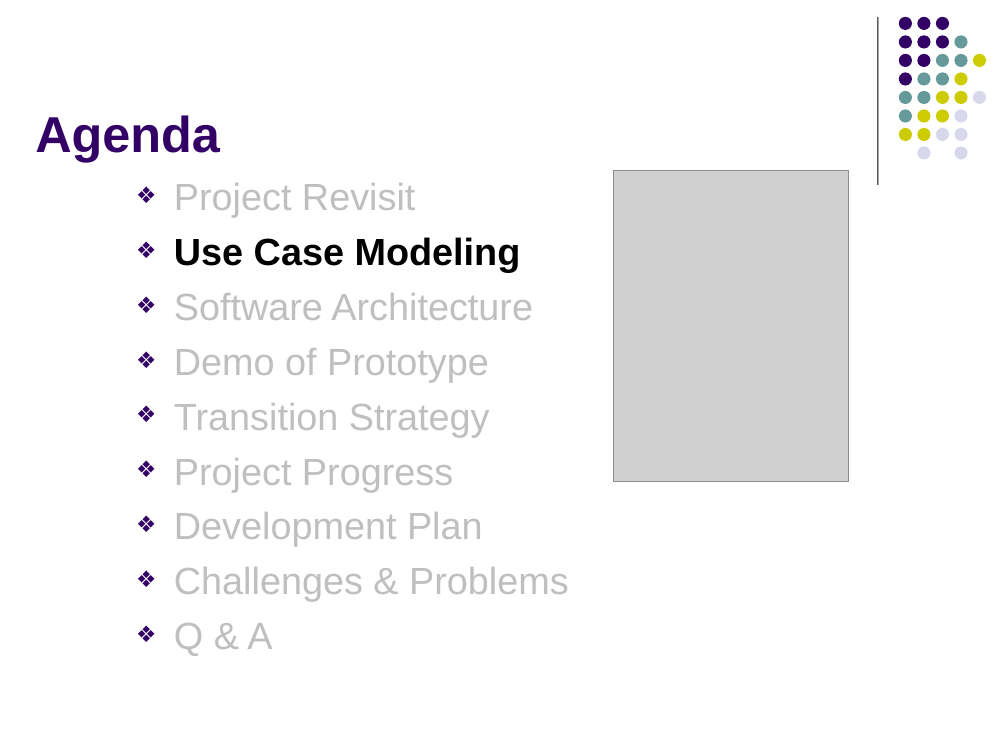
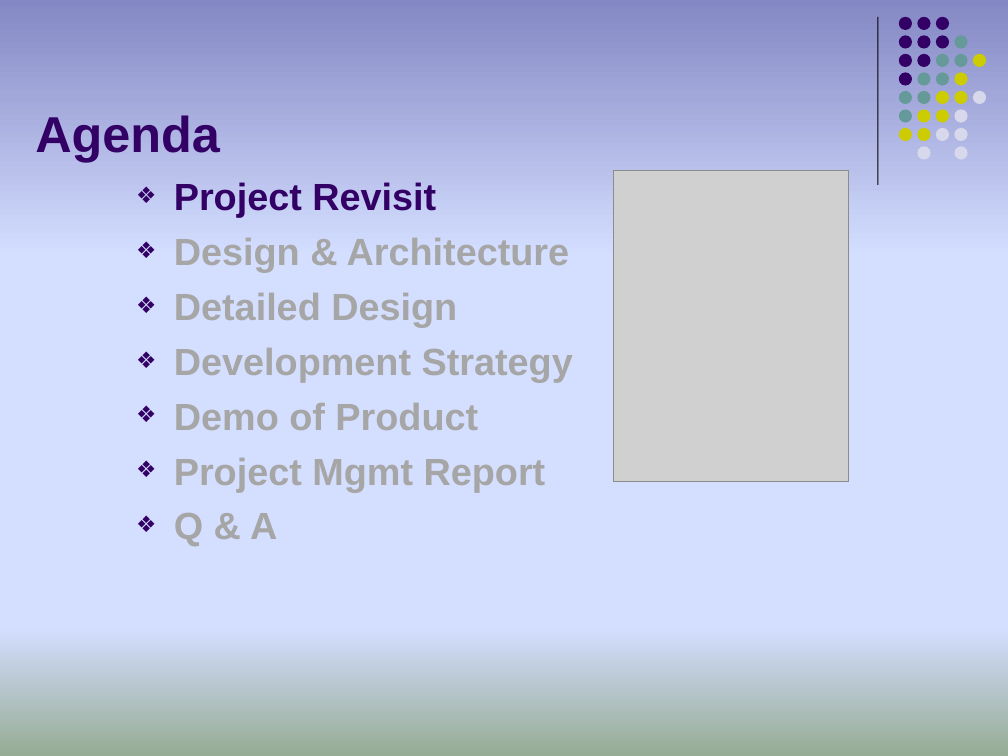
Before and after one commit to imireasa/mtech-se18-t08s, a slide deck: slide 4 of docs/W-9 Working Document/W-9.3 Presentation Slides/Phase 3/vms_presentation_3_v0.1.pptx. Drawn at 1008x756 pixels with LibreOffice and Linux fonts; fonts in the diff are those of the drawing; grey boxes stand for pictures. Boxes give left, top, right and bottom in pixels: in the first picture for what was removed or moved away, otherwise in the second. Text is boxed around its words. In the diff, an @@ line names an element or a change of style, - is before the commit and + after.

```diff
--- a/docs/W-9 Working Document/W-9.3 Presentation Slides/Phase 3/vms_presentation_3_v0.1.pptx
+++ b/docs/W-9 Working Document/W-9.3 Presentation Slides/Phase 3/vms_presentation_3_v0.1.pptx
@@ background #FFFFFF to gradient #8488C4 to #D4DEFF to #96AB94 @@
@@ text at [174, 182, 436, 546]: text colour #BFBFBF to #330066 in "Project Revisit"; bold on in "Project Revisit", "Q & A"; text colour #BFBFBF to #A6A6A6 in "Q & A" @@
@@ text at [174, 238, 573, 492]: text changed; text colour #BFBFBF to #A6A6A6; bold on @@
-❖ Use Case Modeling
-❖ Software Architecture
-❖ Demo of Prototype
-❖ Transition Strategy
-❖ Project Progress
-❖ Development Plan
-❖ Challenges & Problems
+❖ Design & Architecture
+❖ Detailed Design
+❖ Development Strategy
+❖ Demo of Product
+❖ Project Mgmt Report
```
Also in this commit, not shown: 29 other slides changed.
